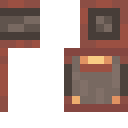
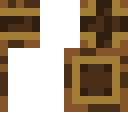
Revision of a layered 128×128 image; what changed, layer by layer:
added layer "item_pipe" (1st of 3) above "Fluidpipe" over bbox(0, 0, 128, 112)
hid "energy_pipe" over bbox(0, 0, 128, 112)
